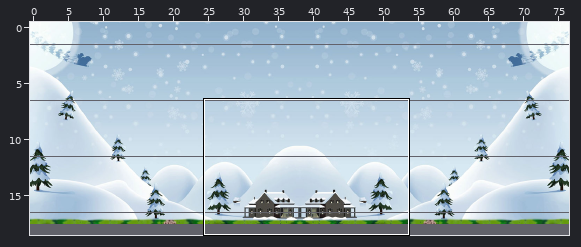
Level history. Tiled map: version0/res/map01.tmx. Above, an overview of the earlier version with the close-up marked.
Close-up. As it was:
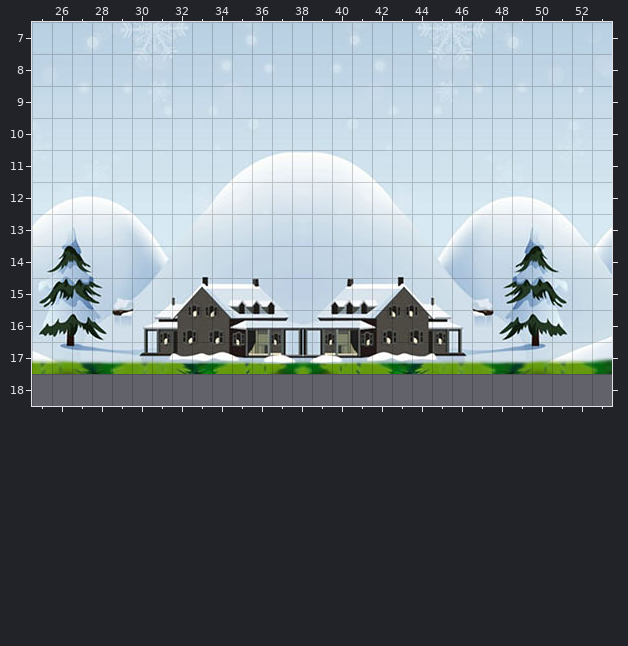
Cells are 20x32 px. Shown: x 25..53, y 7..18. The commit also changed other parts of the map, which this record leaves out. The old version is drawn lined up with the new one.
New version:
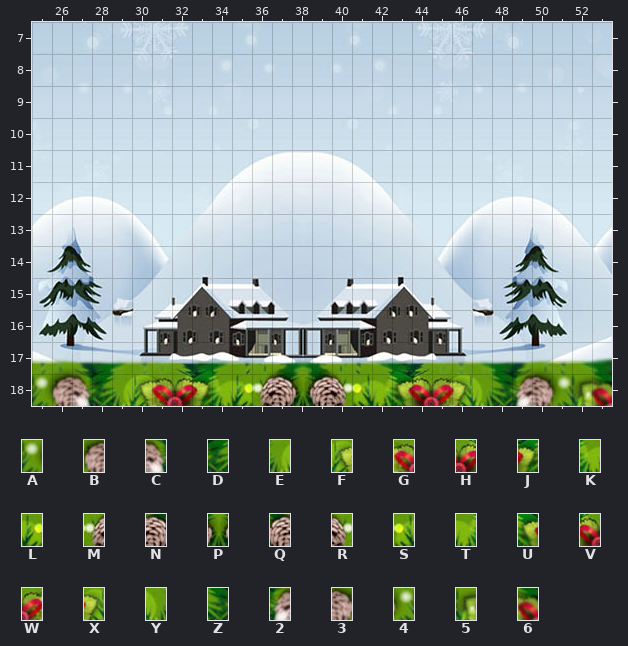
Key: from "base": A 2095, B 2096, C 2097, D 2098, E 2099, F 2100, G 2101, H 2102, J 2103, K 2104, L 2105, M 2106, N 2107, P 2108, Q 2109, R 2110, S 2111, T 2112, U 2113, V 2114, W 2115, X 2116, Y 2117, Z 2118, 2 2119, 3 2120, 4 2121, 5 2122, 6 2123.
_ is an empty cell.
From old to new:
map size 77x18 -> 77x19 cells
Layer "块层 1":
y 18: x 25..53 _____________________________ -> ABCDEFGHJKLMNPQRSTUVWXYZ23456
